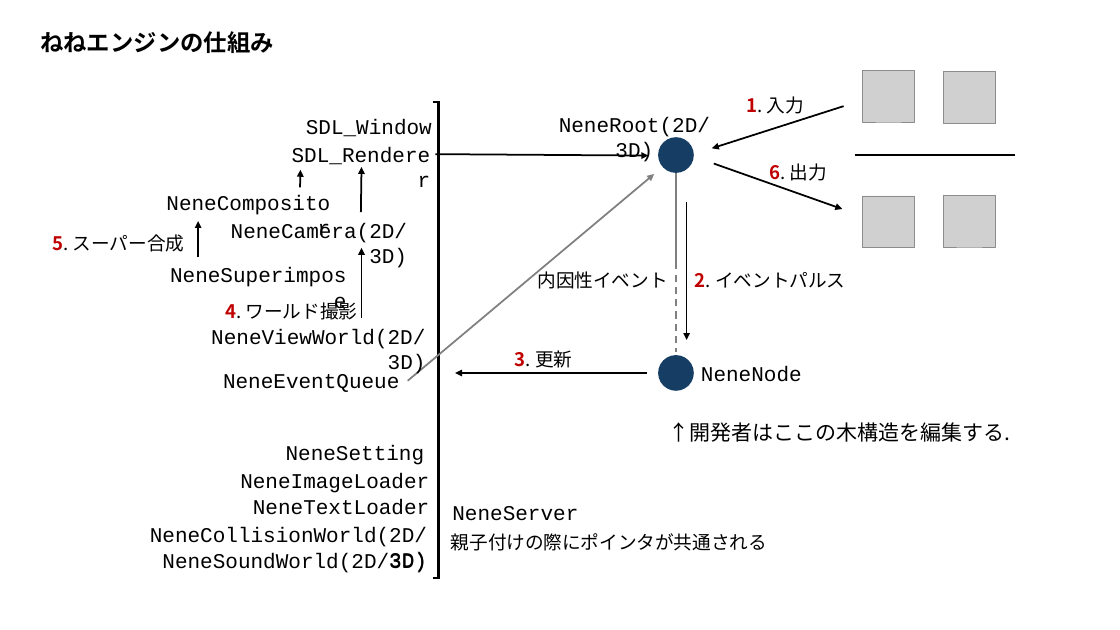
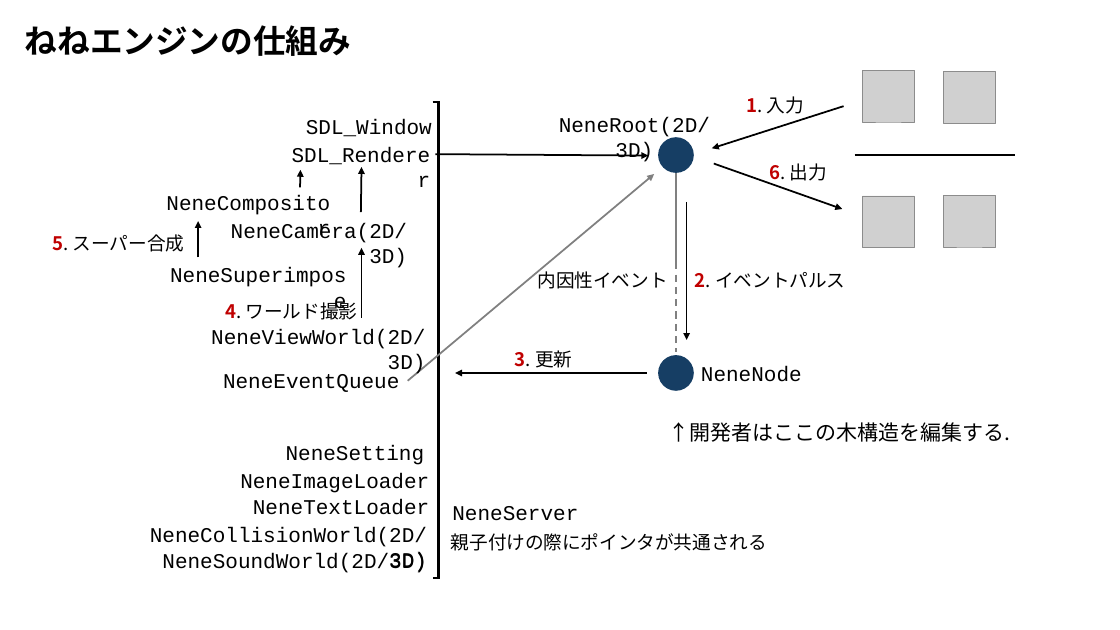
Before and after one commit to SakuraNeneCpp/NeneEngine, a slide deck: slide 2 of figs/slide.pptx. Drawn at 1120x630 pixels with LibreOffice and Linux fonts; fonts in the diff are those of the drawing; grey boxes stand for pictures. Boxes give left, top, right and bottom in pixels: in the first picture for what was removed or moved away, otherwise in the second. Text is boxed around its words. In the diff, an @@ line names an element or a change of style, - is before the commit and + after.

```diff
--- a/figs/slide.pptx
+++ b/figs/slide.pptx
@@ text "ねねエンジンの仕組み": place and size @@
-text "ねねエンジンの仕組み" at [40,31,274,53]
+text "ねねエンジンの仕組み" at [25,25,351,56]
@@ text "ねねエンジンの仕組み" at [25,25,351,56]: size 20 to 28 pt @@
```
Also in this commit, not shown: 2 other slides changed, 2 slides added, 1 slide removed, 1 other file.
